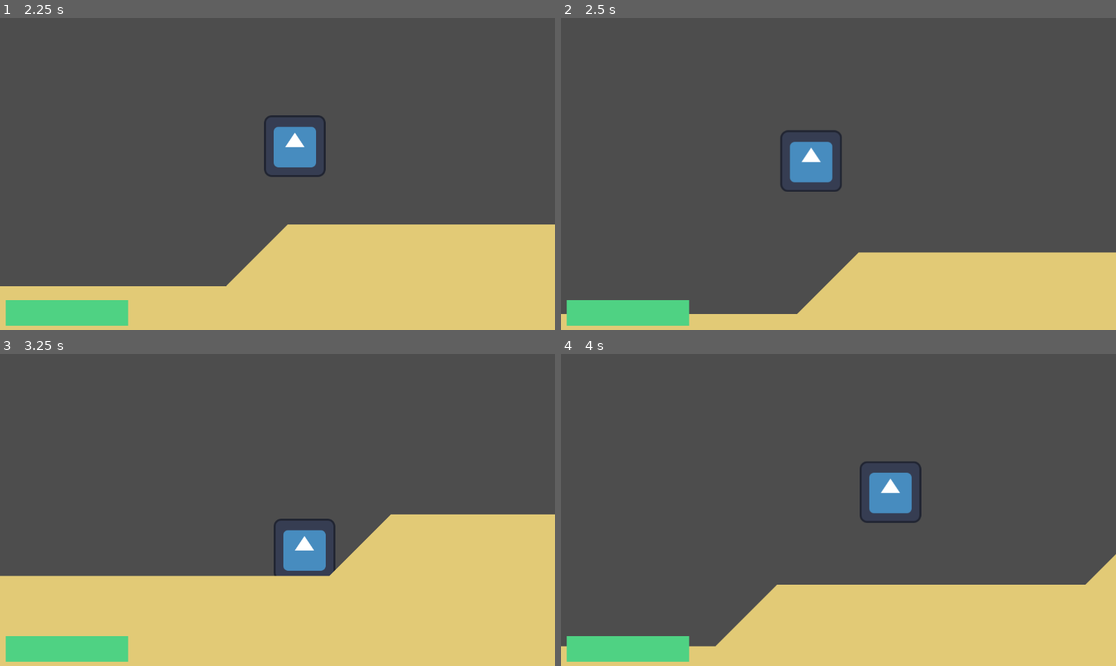
Above: before the commit, frames 1-4 (two rows, left to right).
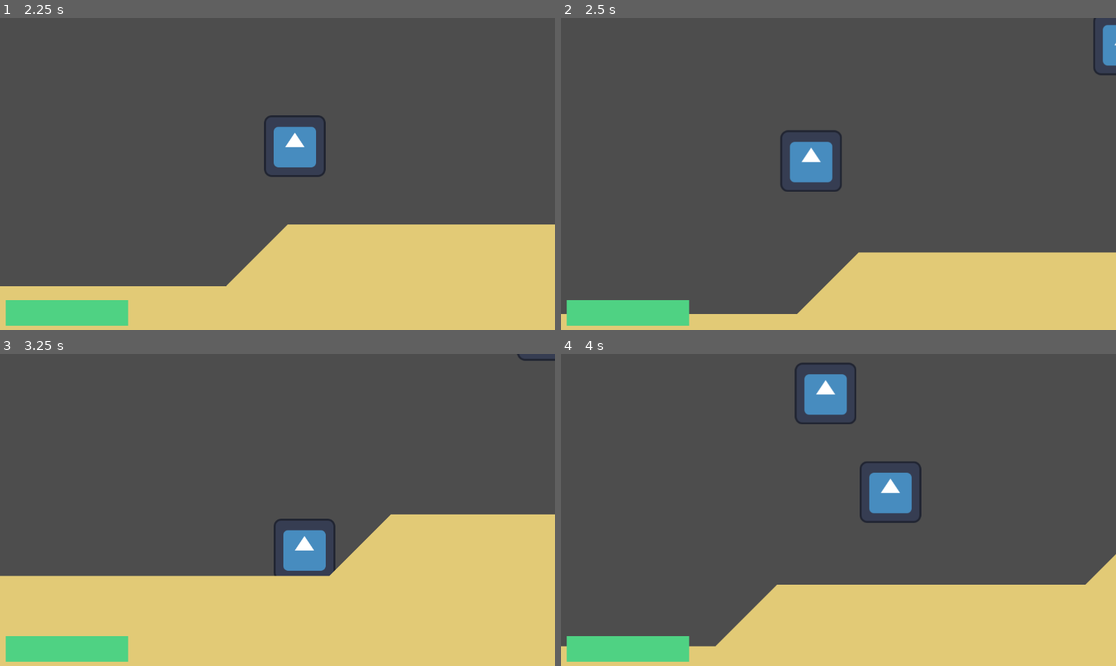
Above: after the commit, the same moments.

Repository: dzfrias/gladiator
Game: Godot game, scene res://scenes/playtest_scene.tscn
Two runs of this game, one before a commit and one after it. Both use one fixed random seed, a clock stepped at 60 frames per second and the inputs below. This scene is started directly instead of the project's main scene. The engine's default icon, where the game draws it, is replaced by a stand-in: a white triangle on a blue panel in a dark square.
Inputs (mouse positions are in pixels of both pictures, inside the frame that each line leads up to):
- Up to frame 1 (2.25 s): move the mouse to (399, 158) at 0.52 s; press the mouse at (399, 158) at 0.53 s; hold D (right) 0.53-2.03 s; tap Space (jump) at 0.77, 1.07, 1.52, 1.82 s; move the mouse to (166, 189) at 1.27 s; release the mouse at (166, 189) at 1.28 s; tap E (roll) at 1.35 s; move the mouse to (333, 105) at 2.02 s; hold A (left) from 2.03 s (still down); hold Q (toggle_weapon) from 2.03 s (still down)
- Up to frame 2 (2.5 s): keep holding A (left); keep holding Q (toggle_weapon)
- Up to frame 3 (3.25 s): move the mouse to (249, 572) at 2.77 s; release A (left) at 2.78 s; release Q (toggle_weapon) at 2.78 s; hold D (right) from 2.78 s (still down); click (249, 572) at 2.85 s; tap Space (jump) at 3.02 s
- Up to frame 4 (4 s): keep holding D (right); tap Space (jump) at 3.32, 3.77 s; move the mouse to (1005, 556) at 3.52 s; hold E (roll) from 3.53 s (still down)

Frame 1 is identical in both runs. In frame 2, 0.4% of the frame differs, in the area x 95-100%, y 0-19%; in frame 3, less than 0.1%; in frame 4, 1.3%, in the area x 42-54%, y 2-23%.

Commit message:
adjust enemies and spawner to increase difficulty

Diff:
--- a/scenes/playtest_scene.tscn
+++ b/scenes/playtest_scene.tscn
@@ -43,12 +43,13 @@
 wolf_prefab = ExtResource("5_mcqq3")
 vulture_prefab = ExtResource("6_cqa8h")
 spawn_positions = [NodePath("Spawnpoint1"), NodePath("Spawnpoint2")]
+spawn_delay = 18.0
 
 [node name="Spawnpoint1" type="Node2D" parent="Spawner"]
-position = Vector2(-6749, -456)
+position = Vector2(-2469, -236)
 
 [node name="Spawnpoint2" type="Node2D" parent="Spawner"]
-position = Vector2(9406, -81)
+position = Vector2(1911, -305)
 
 [node name="WorldBoundry" type="StaticBody2D" parent="."]
 position = Vector2(-9086, -137)
--- a/scenes/vulture.tscn
+++ b/scenes/vulture.tscn
@@ -25,7 +25,7 @@
 
 [node name="Health" type="Node" parent="."]
 script = ExtResource("2_c4mip")
-max_health = 15.0
+max_health = 25.0
 
 [node name="DetectionZone" type="Area2D" parent="."]
 visible = false
--- a/scenes/wolf.tscn
+++ b/scenes/wolf.tscn
@@ -28,7 +28,6 @@
 
 [node name="Health" type="Node" parent="."]
 script = ExtResource("2_d7ips")
-max_health = 15.0
 
 [node name="AttackBox" type="Area2D" parent="."]
 collision_layer = 0
--- a/scripts/spawner.gd
+++ b/scripts/spawner.gd
@@ -13,21 +13,23 @@
 
 func spawn_enemies():
 	can_spawn = false
-	instantiate_enemies()
+	instantiate_enemies(3, 2)
 	await get_tree().create_timer(spawn_delay).timeout
 	can_spawn = true
 
-func instantiate_enemies():
-	var wolf = wolf_prefab.instantiate()
-	var random_index = randi_range(0, spawn_positions.size() - 1)
-	var spawn_position = spawn_positions[random_index].global_position
-	wolf.global_position = spawn_position
-	wolf._always_tracking = true
-	get_tree().root.add_child(wolf)
+func instantiate_enemies(wolf_amount: int, vulture_amount: int):
+	for i in range(wolf_amount):
+		var wolf = wolf_prefab.instantiate()
+		var random_index = randi_range(0, spawn_positions.size() - 1)
+		var spawn_position = spawn_positions[random_index].global_position
+		wolf.global_position = spawn_position
+		wolf._always_tracking = true
+		get_tree().root.add_child(wolf)
 
-	var vulture = vulture_prefab.instantiate()
-	random_index = randi_range(0, spawn_positions.size() - 1)
-	spawn_position = spawn_positions[random_index].global_position
-	vulture.global_position = spawn_position
-	vulture._always_tracking = true
-	get_tree().root.add_child(vulture)
+	for i in range(vulture_amount):
+		var vulture = vulture_prefab.instantiate()
+		var random_index = randi_range(0, spawn_positions.size() - 1)
+		var spawn_position = spawn_positions[random_index].global_position
+		vulture.global_position = spawn_position
+		vulture._always_tracking = true
+		get_tree().root.add_child(vulture)
